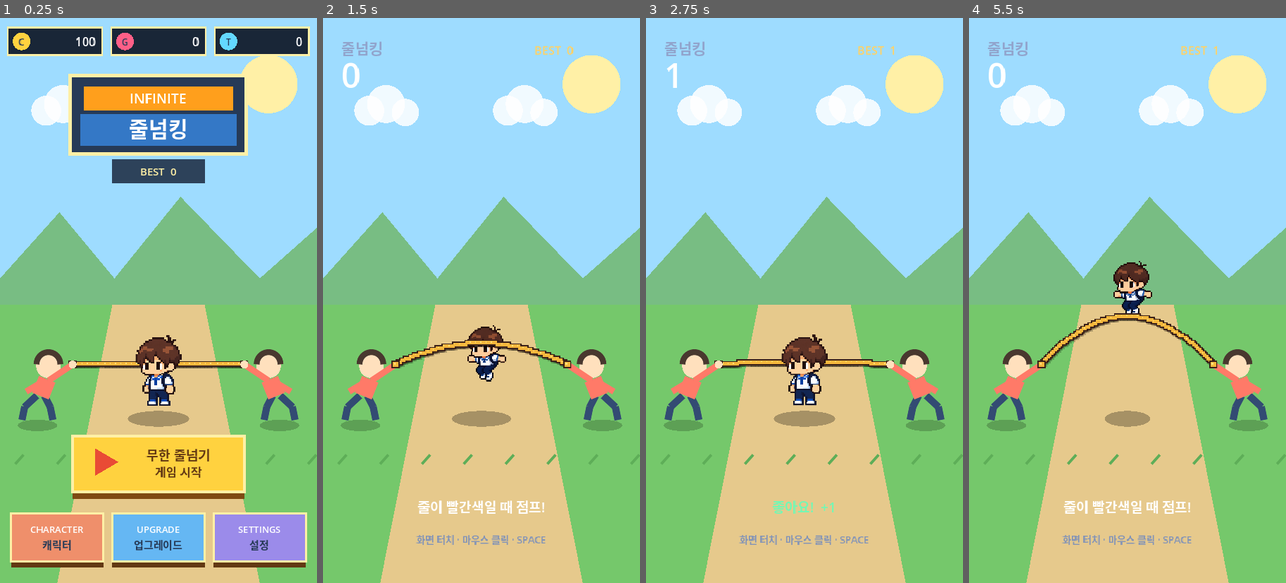
Above: before the commit, frames 1-4 (left to right).
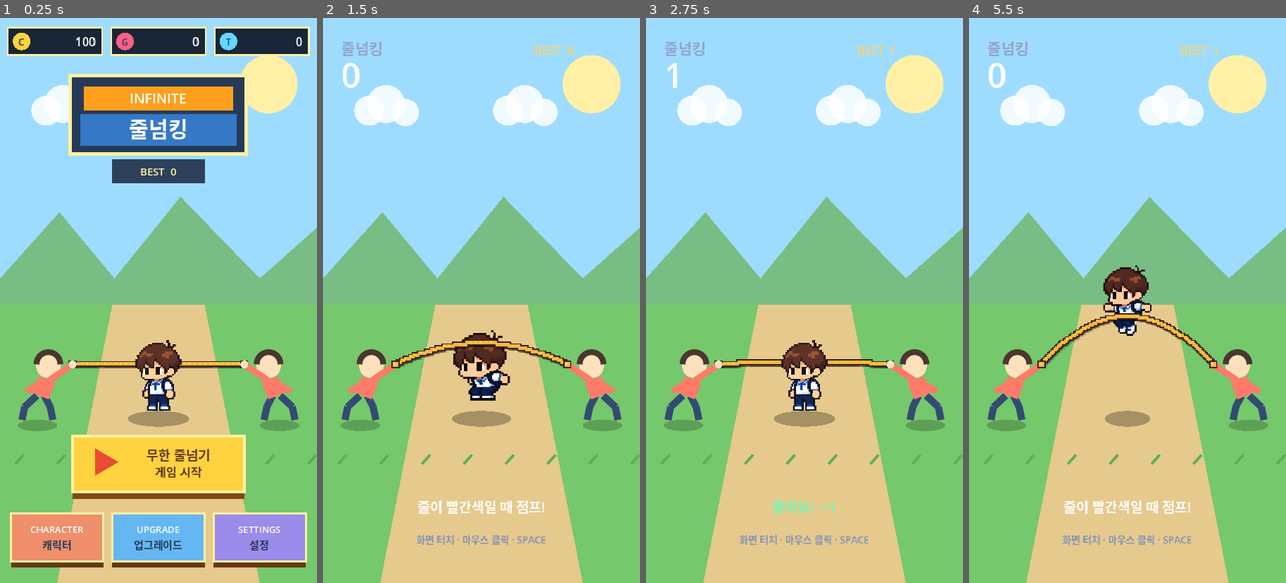
Above: after the commit, the same moments.

Repository: eunchan4490-star/Rope-King
Game: Godot game, scene res://main.tscn
Same seed, same stepped clock (60 frames per second), same inputs: the game is played once before the commit and once after it.
Inputs (mouse positions are in pixels of both pictures, inside the frame that each line leads up to):
- Up to frame 1 (0.25 s): no input
- Up to frame 2 (1.5 s): move the mouse to (551, 272) at 0.52 s; hold Space (jump) 0.53-1.28 s; click (551, 272) at 0.67 s; move the mouse to (418, 328) at 1.27 s; tap Space (jump) at 1.35 s; click (418, 328) at 1.42 s
- Up to frame 3 (2.75 s): tap Space (jump) at 1.52, 1.82 s; move the mouse to (836, 176) at 2.02 s; hold Space (jump) from 2.03 s (still down); click (836, 176) at 2.17 s
- Up to frame 4 (5.5 s): move the mouse to (1111, 413) at 2.77 s; release Space (jump) at 2.78 s; tap Space (jump) at 2.85, 3.02, 3.32, 4.35, 4.52, 4.82 s; click (1111, 413) at 2.92 s; move the mouse to (1222, 385) at 3.52 s; hold Space (jump) 3.53-4.28 s; click (1222, 385) at 3.67 s; move the mouse to (1032, 215) at 4.27 s; click (1032, 215) at 4.42 s; move the mouse to (1143, 300) at 5.02 s; hold Space (jump) from 5.03 s (still down); click (1143, 300) at 5.17 s

The runs differ from the first frame. In frame 1, 1.0% of the frame differs, in the area x 42-58%, y 56-70%; in frame 2, 1.3%, in the area x 41-60%, y 54-68%; in frame 3, 1.0%; in frame 4, 1.1%.

Commit message:
Fix player animation and rope collision

Diff:
--- a/scripts/main.gd
+++ b/scripts/main.gd
@@ -16,6 +16,14 @@
 const HIT_REVEAL_SECONDS := 0.42
 const DEFAULT_PLAYER_SPRITE_PATH := "res://assets/player/player.png"
 const DEFAULT_PLAYER_JUMP_SHEET_PATH := "res://assets/player/player_jump_sheet.png"
+const PLAYER_VISIBLE_HEIGHT := 160.0
+const PLAYER_BASE_REGION := Rect2(206.0, 58.0, 773.0, 1184.0)
+const PLAYER_JUMP_REGIONS := [
+	Rect2(67.0, 144.0, 316.0, 512.0),
+	Rect2(635.0, 242.0, 343.0, 423.0),
+	Rect2(1202.0, 132.0, 344.0, 489.0),
+	Rect2(1777.0, 74.0, 336.0, 485.0),
+]
 const DEFAULT_BALANCE := preload("res://resources/balance/default_balance.tres")
 const START_BUTTON_RECT := Rect2(165.0, 955.0, 390.0, 135.0)
 const CHARACTER_BUTTON_RECT := Rect2(25.0, 1130.0, 210.0, 115.0)
@@ -158,7 +166,7 @@
 
 func _resolve_rope_crossing() -> void:
 	# Success is decided when the visible rope actually reaches the player's feet.
-	if is_jumping and jump_height <= -balance.required_jump_height:
+	if _player_clears_rope_at_crossing():
 		score += 1
 		if score > best_score:
 			best_score = score
@@ -187,6 +195,15 @@
 		feedback.play_failure()
 
 
+func _player_clears_rope_at_crossing() -> bool:
+	if not is_jumping:
+		return false
+	var rope_center_y := LEFT_HAND.y + sin(ROPE_CROSSING_ANGLE) * ROPE_SWING_RADIUS
+	var rope_top_y := rope_center_y - ROPE_PIXEL_OUTLINE_SIZE.y * 0.5
+	var player_feet_y := PLAYER_GROUND_Y + jump_height + player_sprite_ground_offset.y
+	return player_feet_y < rope_top_y
+
+
 func _start_game() -> void:
 	run_start_best = best_score
 	new_best_this_run = false
@@ -420,8 +437,7 @@
 
 
 func _draw_player() -> void:
-	var idle_bob := sin(Time.get_ticks_msec() * 0.004) * 3.0 if game_state == GameState.TITLE else 0.0
-	var p := Vector2(PLAYER_X, PLAYER_GROUND_Y + jump_height + idle_bob)
+	var p := Vector2(PLAYER_X, PLAYER_GROUND_Y + jump_height)
 	# Shadow
 	var shadow_scale := clampf(1.0 + jump_height / 650.0, 0.45, 1.0)
 	_draw_shadow_ellipse(Vector2(PLAYER_X, PLAYER_GROUND_Y + 18.0), Vector2(70.0 * shadow_scale, 18.0), Color(0, 0, 0, 0.28))
@@ -433,17 +449,20 @@
 
 func _draw_player_sprite(feet_position: Vector2) -> void:
 	var active_texture := player_sprite
-	var source_rect := Rect2(Vector2.ZERO, player_sprite.get_size())
+	var source_rect := PLAYER_BASE_REGION
 	if is_jumping and player_jump_sprite != null:
 		active_texture = player_jump_sprite
-		var cell_size := Vector2(active_texture.get_width() / 4.0, active_texture.get_height())
-		var frame := 1 if jump_animation_time < 0.09 else (2 if jump_velocity < -180.0 else 3)
-		source_rect = Rect2(Vector2(cell_size.x * frame, 0.0), cell_size)
+		var frame := 3
+		if jump_velocity < -500.0 or jump_velocity >= 500.0:
+			frame = 1
+		elif jump_velocity < -100.0 or jump_velocity >= 100.0:
+			frame = 2
+		source_rect = PLAYER_JUMP_REGIONS[frame]
 	var texture_size := source_rect.size
 	if texture_size.x <= 0.0 or texture_size.y <= 0.0:
 		_draw_default_player(feet_position)
 		return
-	var sprite_scale := minf(player_sprite_max_size.x / texture_size.x, player_sprite_max_size.y / texture_size.y)
+	var sprite_scale := minf(PLAYER_VISIBLE_HEIGHT / texture_size.y, player_sprite_max_size.x / texture_size.x)
 	var draw_size := texture_size * sprite_scale
 	var anchored_feet := feet_position + player_sprite_ground_offset
 	var draw_position := anchored_feet - Vector2(draw_size.x * 0.5, draw_size.y)
--- a/tests/rope_logic_test.gd
+++ b/tests/rope_logic_test.gd
@@ -14,6 +14,7 @@
 	_test_high_speed_crossings(game)
 	_test_red_cue_matches_timing(game)
 	_test_physical_clearance_wins(game)
+	_test_visible_contact_loses(game)
 	_test_save_round_trip()
 	_test_return_to_main(game)
 	game.free()
@@ -78,6 +79,15 @@
 	_expect(int(game.game_state) == 1, "physical clearance incorrectly ended the run")
 
 
+func _test_visible_contact_loses(game: Node) -> void:
+	game.game_state = 1
+	game.is_jumping = true
+	game.jump_height = -3.0
+	_expect(not game._player_clears_rope_at_crossing(), "visible rope contact was incorrectly treated as clear")
+	game.jump_height = -12.0
+	_expect(game._player_clears_rope_at_crossing(), "visible gap above the rope was incorrectly treated as contact")
+
+
 func _test_save_round_trip() -> void:
 	var test_path := "user://rope_king_automated_test.json"
 	if FileAccess.file_exists(test_path):
